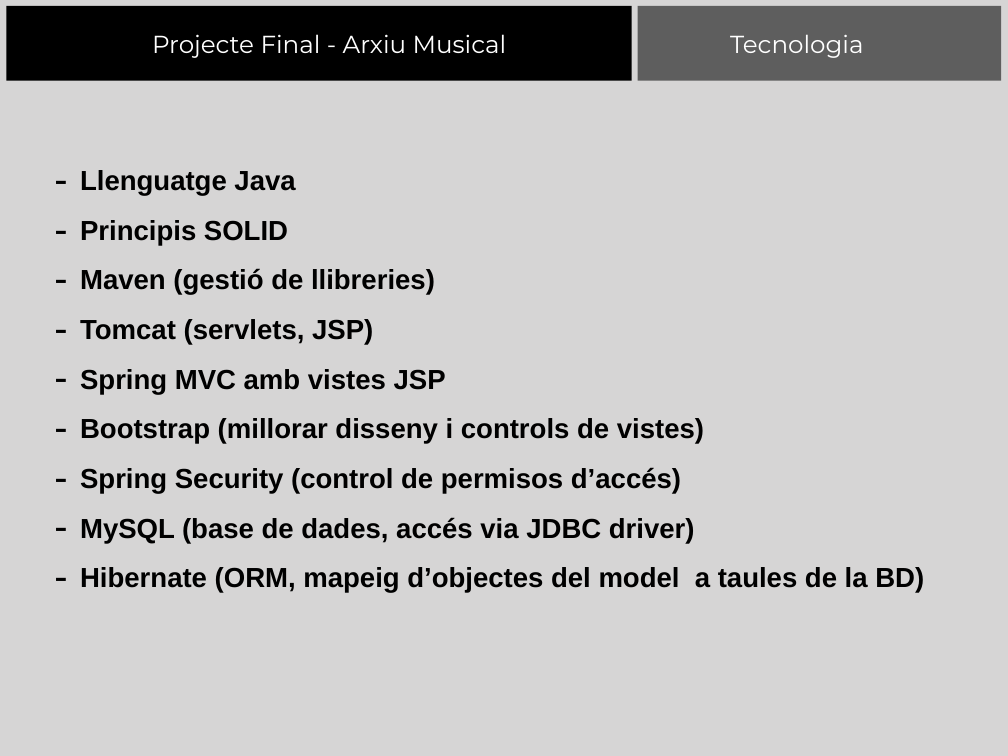
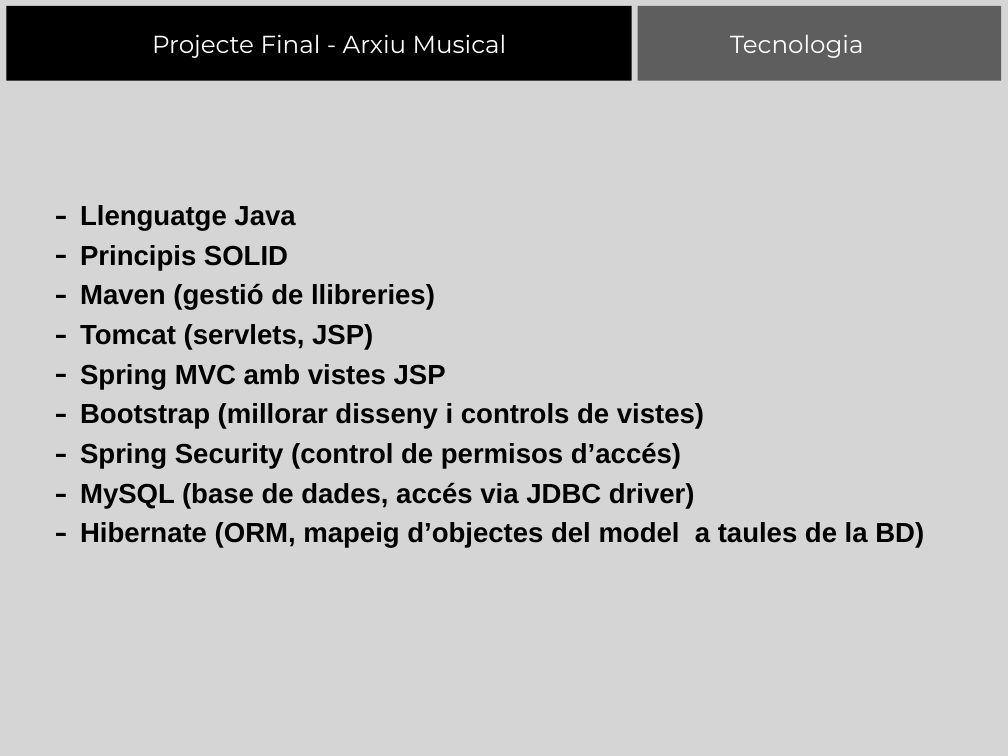
Before and after one commit to dombcn/JavaDevCIFO_Spring, a slide deck: slide 3 of ProjecteFinal/Presentacio_Projecte.pptx. Drawn at 1008x756 pixels with LibreOffice and Linux fonts; fonts in the diff are those of the drawing. Boxes give left, top, right and bottom in pixels: in the first picture for what was removed or moved away, otherwise in the second. Text is boxed around its words. In the diff, an @@ line names an element or a change of style, - is before the commit and + after.

```diff
--- a/ProjecteFinal/Presentacio_Projecte.pptx
+++ b/ProjecteFinal/Presentacio_Projecte.pptx
@@ text "Llenguatge Java": place and size @@
-text "Llenguatge Java" at [80,170,924,593]
+text "Llenguatge Java" at [80,205,924,548]
@@ text "Llenguatge Java" at [80,205,924,548]: line spacing 1.5 to 1.2 @@
```
